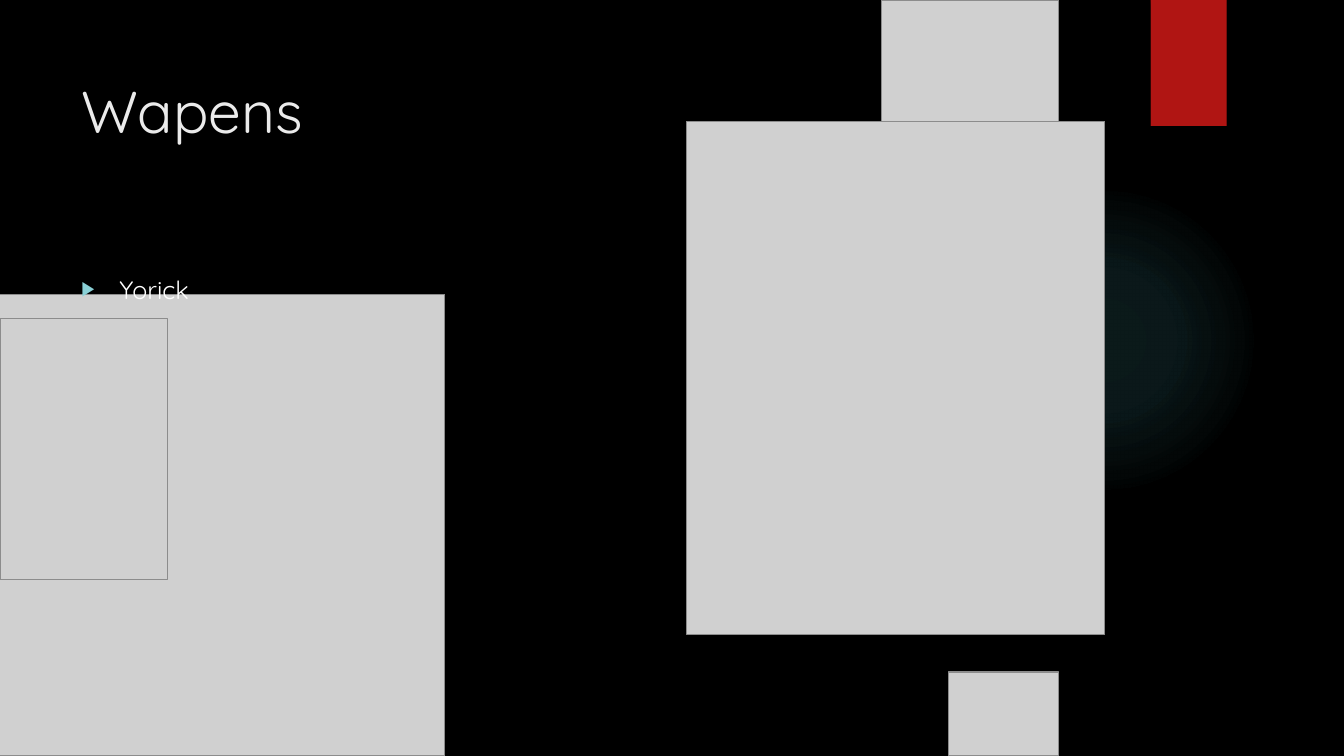
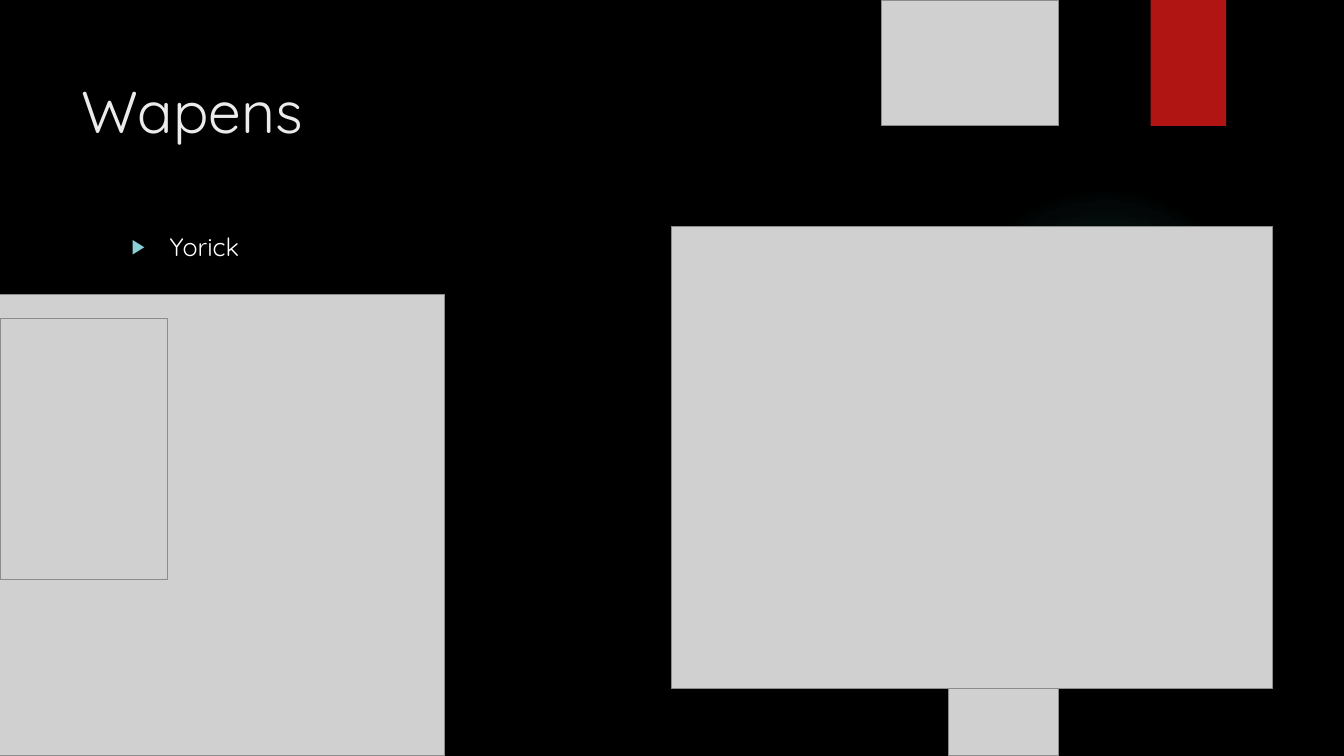
Before and after one commit to ThomasVlekkeDeltion/School-project-periode-2, a slide deck: slide 6 of Source/INFINITY-Presentatie.pptx (slide 7 before the commit). Drawn at 1344x756 pixels with LibreOffice and Linux fonts; fonts in the diff are those of the drawing; grey boxes stand for pictures; background and template pictures are left out. Boxes give left, top, right and bottom in pixels: in the first picture for what was removed or moved away, otherwise in the second. Text is boxed around its words. In the diff, an @@ line names an element or a change of style, - is before the commit and + after.

```diff
--- a/Source/INFINITY-Presentatie.pptx
+++ b/Source/INFINITY-Presentatie.pptx
@@ text "Yorick" rewrapped from box(119, 280, 189, 305) to box(170, 237, 240, 257) @@
@@ picture at box(671, 226, 1272, 689): rotation 90 to 0 degrees @@
```
Also in this commit, not shown: 4 other slides changed, 1 slide added, 1 slide removed, 1 other file.
